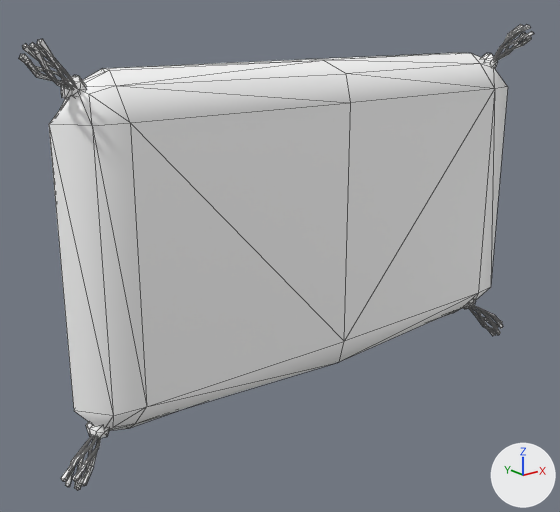
Before and after pictures for a commit that changed the FBX model assets/cushion.fbx.
The view is the same before and after, from a camera (50 mm lens) standing at (-4.85, -5.07, 1.92) and looking at (-0.27, 0.64, -0.37). Every picture has the same lights, and +X, +Y and +Z are marked at lower right. Mesh edges are drawn as thin lines.

The scene before the commit, as lines of its bpy script (objects in view):
```python
mat_standardsurface1_006 = principled_material('standardSurface1.006')
mat_standardsurface1_006.base_color = (1.0, 1.0, 1.0)  # white #ffffff
mat_standardsurface1_006.roughness = 0.553
me_mesh_007 = bpy.data.meshes.new('Mesh.007')
me_mesh_007.from_pydata(...)  # 564 vertices, 964 faces; spans x -2.87..2.86, y 0.01..1.11, z -1.85..1.8
me_mesh_007.materials.append(mat_standardsurface1_006)  # white #ffffff
ob_cushion = bpy.data.objects.new('cushion', me_mesh_007)
ob_cushion.location = (0.0, 0.0, 0.0)
```
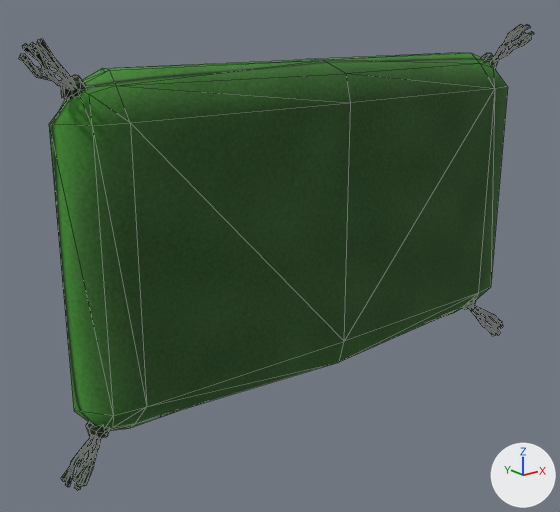
The newer file is also turned or shifted as a whole; pictures and numbers use the older file's frame.

Edits to the scene script, one JSON object a line:
```json
{"op": "add", "block": "img_cushion_png", "code": ["img_cushion_png = load_image('cushion.png', '../assets_source/cushion.png', 2048, 2048, 'sRGB')"]}
{"op": "remove", "block": "mat_standardsurface1_006", "code": "mat_standardsurface1_006.base_color = (1.0, 1.0, 1.0)  # white #ffffff"}
{"op": "add", "block": "mat_standardsurface1_006", "code": "mat_standardsurface1_006.texture = img_cushion_png"}
{"op": "set", "path": "mat_standardsurface1_006.roughness", "old": "0.553", "new": "1.0"}
{"block": "me_mesh_007", "where": "me_mesh_007.from_pydata(...)  # 564 vertices, 964 faces; spans x -2.87..2.86, y 0.01..1.11, z -1.85..1.8"}
{"block": "me_mesh_007", "where": "# used by ob_cushion; location = (0.0, 0.0, 0.0)"}
{"block": "me_mesh_007", "change": "me_mesh_007 part 1: texture (UV) coordinates of 964 of 964 faces, centred in x -2.86..2.86, y 0.02..1.11, z -1.84..1.79, changed; they spanned u 0.0..1.0, v 0.0..1.0 and now span u 0.02..0.99, v 0.01..0.99"}
```

Pixel boxes (x1, y1, x2, y2) of what changed, in the pictures (560 x 512 px):
```json
{"object": "cushion", "change": "surface changed", "before": [19, 24, 534, 490], "after": [19, 24, 534, 490], "on screen": "grey to green"}
```
